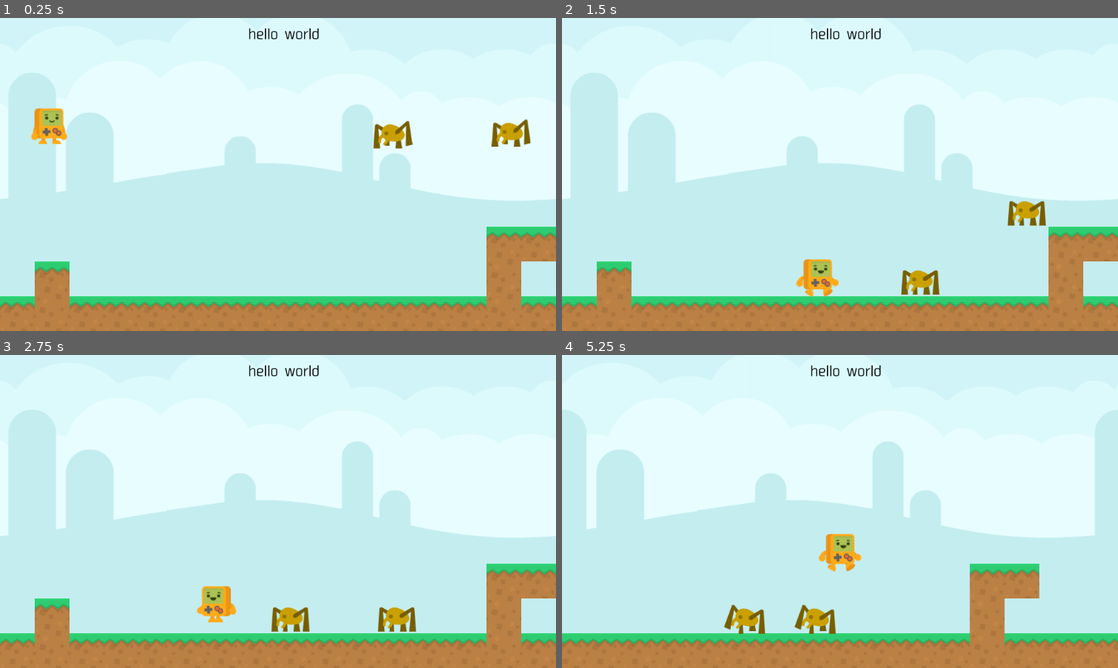
Above: before the commit, frames 1-4 (two rows, left to right).
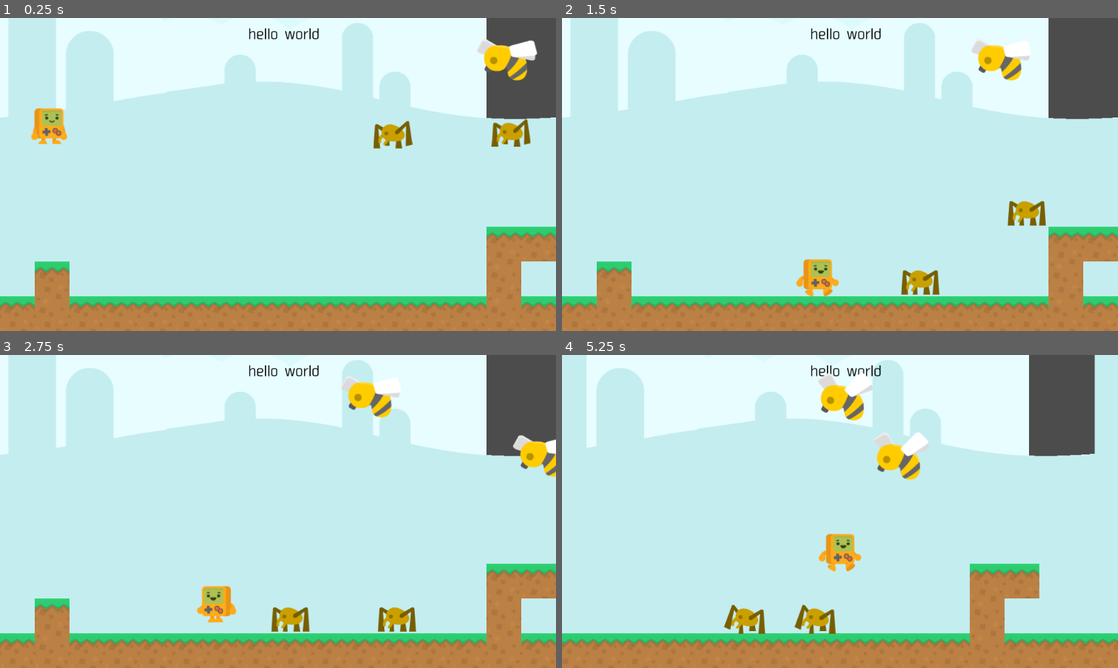
Above: after the commit, the same moments.

Repository: vivisuke/GDAction
Game: Godot game, scene res://MainScene.tscn
Two runs of this game, one before a commit and one after it. Both use one fixed random seed, a clock stepped at 60 frames per second and the inputs below.
Inputs:
- Up to frame 1 (0.25 s): no input
- Up to frame 2 (1.5 s): hold Right (ui_right) from 0.53 s (still down); tap Up (ui_up) at 0.77 s
- Up to frame 3 (2.75 s): tap Up (ui_up) at 1.52 s; release Right (ui_right) at 2.03 s; hold Left (ui_left) from 2.03 s (still down)
- Up to frame 4 (5.25 s): release Left (ui_left) at 2.78 s; hold Right (ui_right) 2.78-4.28 s; tap Up (ui_up) at 3.02, 3.77, 4.52 s; hold Left (ui_left) 4.28-5.03 s; hold Right (ui_right) from 5.03 s (still down)

The runs differ from the first frame. In frame 1, 24% of the frame differs, in the area x 0-100%, y 0-59%; in frame 2, 26%; in frame 3, 26%; in frame 4, 26%, in the area x 1-96%, y 0-59%.

Commit message:
0024 ◎ C 08/27 08/27 0.001│ToDo│（自動追尾する）蜂シーン追加

Diff:
--- /dev/null
+++ b/GDAction/Bee.gd
@@ -0,0 +1,23 @@
+extends KinematicBody2D
+
+var player
+var v = Vector2(0, 0)
+
+func _ready():
+	player = get_node("/root/MainScene/Player")
+	print(player)
+	$AnimatedSprite.play("fly")
+	pass # Replace with function body.
+
+func _physics_process(delta):
+	if position.x - player.position.x < -10:
+		#scale.x = -1
+		$AnimatedSprite.flip_h = true
+		v.x = 100
+	elif position.x - player.position.x > 10:
+		#scale.x = 1
+		$AnimatedSprite.flip_h = false
+		v.x = -100
+	else:
+		return
+	move_and_collide(v*delta)
--- /dev/null
+++ b/GDAction/Bee.tscn
@@ -0,0 +1,28 @@
+[gd_scene load_steps=6 format=2]
+
+[ext_resource path="res://Enemies/bee_move.png" type="Texture" id=1]
+[ext_resource path="res://Enemies/bee.png" type="Texture" id=2]
+[ext_resource path="res://Bee.gd" type="Script" id=3]
+
+[sub_resource type="SpriteFrames" id=1]
+animations = [ {
+"frames": [ ExtResource( 2 ), ExtResource( 1 ) ],
+"loop": true,
+"name": "fly",
+"speed": 5.0
+} ]
+
+[sub_resource type="RectangleShape2D" id=2]
+extents = Vector2( 50.813, 47.2873 )
+
+[node name="Bee" type="KinematicBody2D"]
+script = ExtResource( 3 )
+
+[node name="AnimatedSprite" type="AnimatedSprite" parent="."]
+frames = SubResource( 1 )
+animation = "fly"
+playing = true
+
+[node name="CollisionShape2D" type="CollisionShape2D" parent="."]
+position = Vector2( -1.05948, 1.05945 )
+shape = SubResource( 2 )
--- a/GDAction/MainScene.tscn
+++ b/GDAction/MainScene.tscn
@@ -20,6 +20,7 @@
 [ext_resource path="res://images/blue_grass_only.png" type="Texture" id=18]
 [ext_resource path="res://images/sky.png" type="Texture" id=19]
 [ext_resource path="res://fonts/FlopDesignFONT.otf" type="DynamicFontData" id=20]
+[ext_resource path="res://Bee.tscn" type="PackedScene" id=21]
 
 [sub_resource type="DynamicFont" id=8]
 size = 24
@@ -118,7 +119,6 @@
 [node name="ParallaxBackground" type="ParallaxBackground" parent="."]
 
 [node name="ParallaxLayer" type="ParallaxLayer" parent="ParallaxBackground"]
-position = Vector2( 512, 150 )
 motion_scale = Vector2( 0.25, 1 )
 motion_mirroring = Vector2( 1024, 0 )
 
@@ -135,7 +135,7 @@
 }
 
 [node name="ParallaxLayer2" type="ParallaxLayer" parent="ParallaxBackground"]
-position = Vector2( 512, 150 )
+position = Vector2( 512, 0 )
 motion_scale = Vector2( 0.4, 1 )
 motion_mirroring = Vector2( 1024, 0 )
 
@@ -173,7 +173,7 @@
 tile_data = PoolIntArray( 65535, 0, 0, 64, 0, 0, 131071, 0, 0, 65600, 0, 0, 196607, 0, 0, 131136, 0, 0, 262143, 0, 0, 1 …(1217 unchanged characters)…
 
 [node name="Flag" type="Area2D" parent="."]
-position = Vector2( 4047.38, 223.499 )
+position = Vector2( 3872.01, 164.102 )
 __meta__ = {
 "_edit_group_": true
 }
@@ -221,6 +221,12 @@
 [node name="Spider2" parent="." instance=ExtResource( 11 )]
 position = Vector2( 723.59, 187.655 )
 
+[node name="Bee" parent="." instance=ExtResource( 21 )]
+position = Vector2( 958.586, 74.8044 )
+
+[node name="Bee2" parent="." instance=ExtResource( 21 )]
+position = Vector2( 1275.37, 183.699 )
+
 [connection signal="body_entered" from="Flag" to="." method="_on_Flag_body_entered"]
 [connection signal="colliedWithPlayer" from="Spider" to="." method="_on_Spider_colliedWithPlayer"]
 [connection signal="colliedWithPlayer" from="Spider2" to="." method="_on_Spider_colliedWithPlayer"]
Not shown: 1 places in GDAction/MainScene.tscn that only renumber resources
Not shown, changed: GDAction.spr
